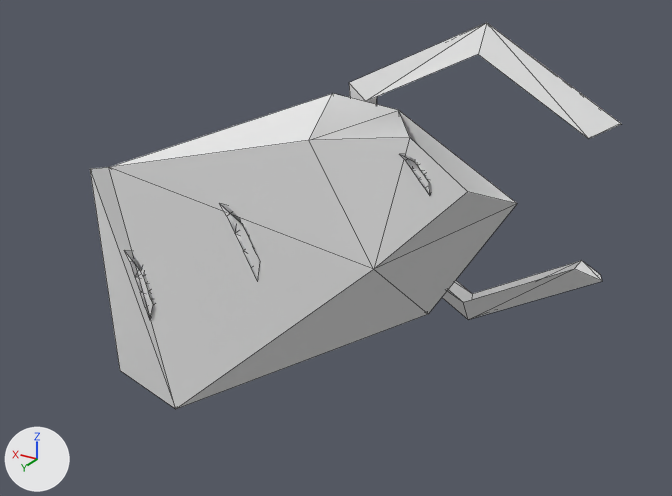
What one commit did to the OBJ model assets/models/level/ice/model.obj.
Both versions are drawn from a 50 mm lens placed at (-170.9, 1.8, 50.9), pointed at (-109.4, -100.8, -0.4). Lighting does not change. The marker at lower left points along +X, +Y and +Z. The older version comes first. Mesh edges are drawn as thin lines. Where no turn or scale is listed for an object, it has been applied to the vertices. Vertices at exactly the same position are counted once.

In view in the first picture: 'iceMesh'.
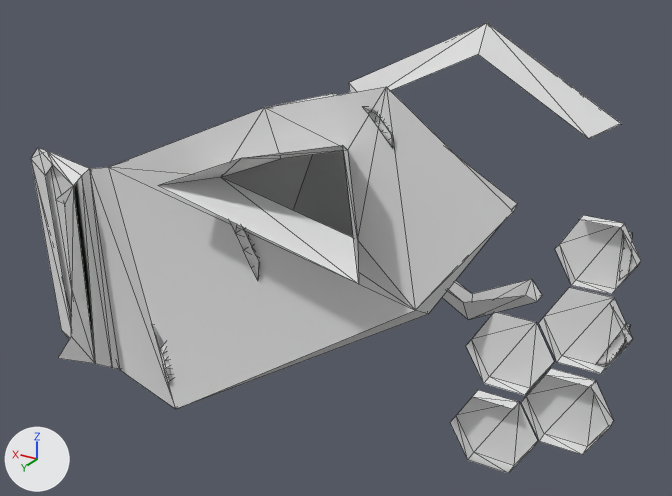
The edits, one by one:
me_icemesh is used by ob_icemesh; location (0.0, 0.0, 0.0).
me_icemesh had 88 vertices, 112 faces and spanned x -145.6..-87.9, y -134.3..-65.7, z -24.1..28.6.
me_icemesh now has 204 vertices, 258 faces and spans x -147.0..-77.3, y -141.4..-61.7, z -36.9..32.6.
me_icemesh part 1: the loose piece of 16 vertices spanning x -102.4..-98.7, y -74.1..-70.8, z -0.5..8.0 is copied, and the copy is multiplied about its middle by the matrix ((0.734, 0.087, -0.674), (-0.072, 0.996, 0.051), (0.676, 0.011, 0.737)), then moved by (-43.6, -50.7, -20.0); it spans x -145.8..-141.8, y -124.7..-121.3, z -20.0..-11.8.
me_icemesh part 2: the loose piece of 16 vertices spanning x -102.4..-98.7, y -74.1..-70.8, z -0.5..8.0 is copied, and the copy is multiplied about its middle by the matrix ((0.951, 0.083, -0.299), (-0.072, 0.996, 0.051), (0.302, -0.027, 0.953)), then moved by (-39.8, -67.4, -12.7); it spans x -141.4..-139.8, y -141.4..-138.0, z -13.4..-4.4.
Part 3, on me_icemesh:
4 vertices move from x -138.7..-134.8, y -134.3..-130.4, z -11.4..-9.2 to x -129.6..-127.7, y -132.1..-129.2, z -16.4..-13.3.
34 vertices are added at x -146.6..-123.0, y -138.6..-114.7, z -36.9..-3.4.
23 new vertices lie (0.0, 2.3, 0.0) away from vertices in x -146.6..-123.1, y -138.6..-114.7, z -36.9..-3.4.
67 new faces join them.
Part 4, on me_icemesh:
5 vertices are removed from x -137.3..-87.9, y -78.7..-66.3, z -15.4..28.6.
16 faces are deleted.
10 vertices in x -139.6..-136.7, y -67.8..-65.8, z 23.9..27.1 move by (3.7, 0.0, 3.6).
5 vertices in x -139.5..-137.2, y -67.5..-65.8, z 24.5..26.8 move by (3.6, 0.0, 3.6).
3 vertices in x -119.0..-117.7, y -68.3, z 13.8..16.1 move by (0.0, 0.1, 0.0).
3 vertices in x -118.8..-117.0, y -70.4..-70.1, z 11.5..15.1 move by (-0.2, 0.0, 0.1).
27 vertices move from x -143.0..-98.7, y -74.1..-65.7, z -0.5..26.7 to x -147.0..-101.6, y -73.9..-65.7, z -9.9..30.2.
32 vertices are added at x -138.4..-77.3, y -78.7..-61.7, z -15.4..32.6.
59 new faces join them.

Changed parts and their boxes (x1, y1, x2, y2) in the pictures (672 x 496 px; the box of a moved part takes in the faces that stretch with it):
'iceMesh', reshaped (15% wider, 17% taller)
    before: (90, 23, 621, 409)
    after: (31, 23, 641, 473)
part 1 of me_icemesh, added
    after: (595, 324, 631, 365)
part 2 of me_icemesh, added
    after: (619, 232, 632, 279)
part 3 of me_icemesh, built on
    after: (450, 215, 641, 473)
part 4 of me_icemesh, moved or reshaped
    before: (90, 93, 517, 409)
    after: (31, 87, 516, 409)
